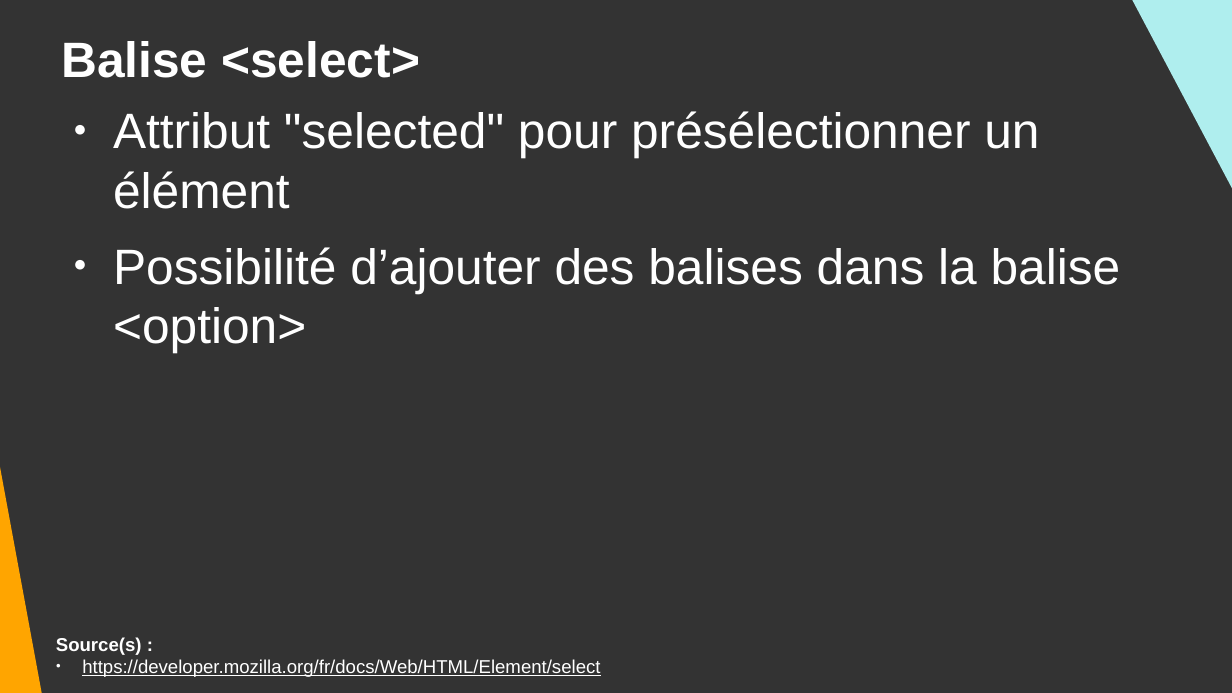
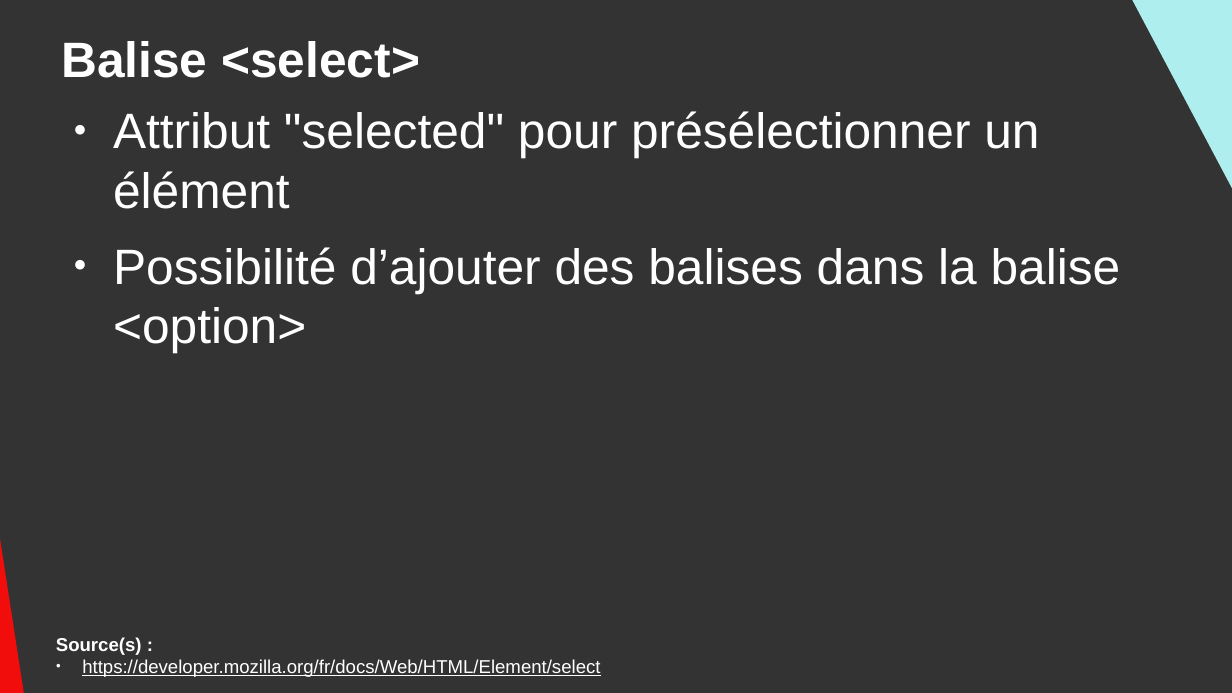
Before and after one commit to DanYellow/cours, a slide deck: slide 64 of integration-web-s1/travaux-pratiques/numero-2/presentation.odp. Drawn at 1232x693 pixels with LibreOffice and Linux fonts; fonts in the diff are those of the drawing. Boxes give left, top, right and bottom in pixels: in the first picture for what was removed or moved away, otherwise in the second. Text is boxed around its words. In the diff, an @@ line names an element or a change of style, - is before the commit and + after.

```diff
--- a/integration-web-s1/travaux-pratiques/numero-2/presentation.odp
+++ b/integration-web-s1/travaux-pratiques/numero-2/presentation.odp
@@ right triangle: place and size @@
-right triangle at box(0, 104, 45, 693)
+right triangle at box(0, 104, 27, 693)
@@ right triangle at box(0, 104, 27, 693): fill #FFA500 to #F10D0C @@
```
Also in this commit, not shown: 25 other slides changed, 1 other file.
